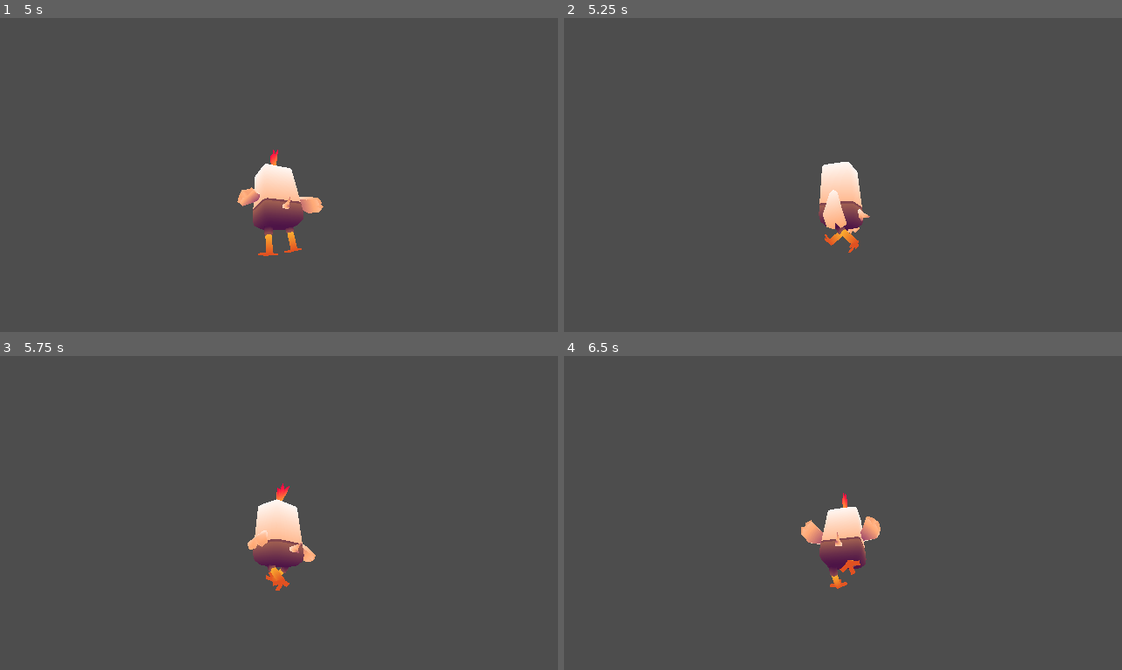
Above: before the commit, frames 1-4 (two rows, left to right).
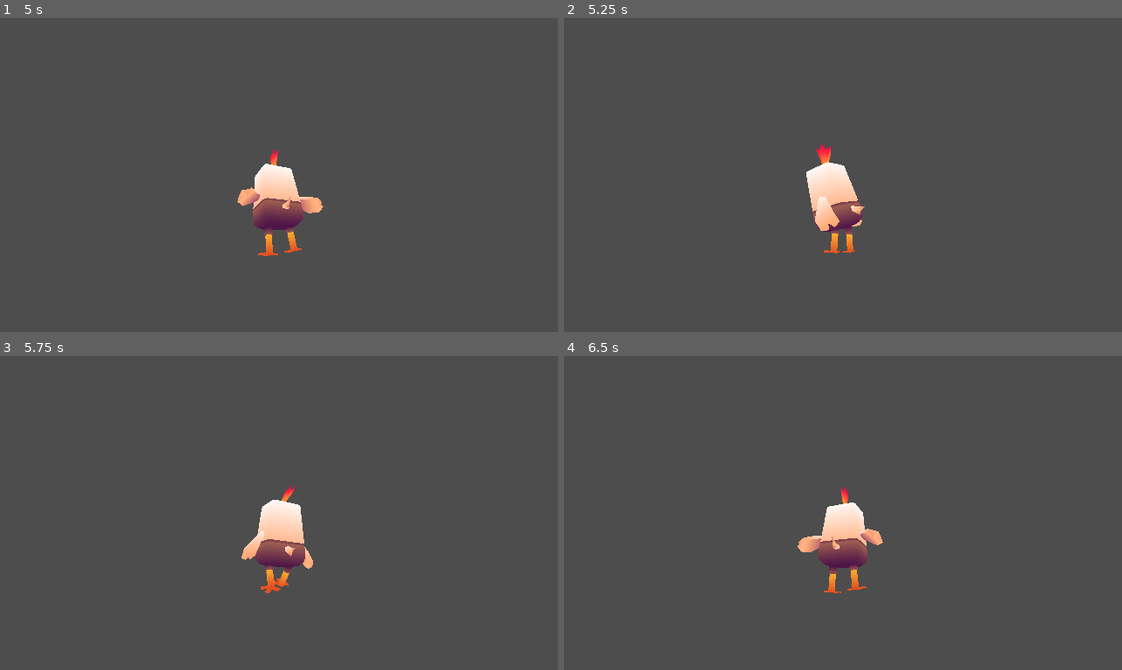
Above: after the commit, the same moments.

Repository: Cucumber-Maki/UoP-2025
Game: Godot game, scene res://scenes/splashScreen/splashScreen.tscn
Same seed, same stepped clock (60 frames per second), same inputs: the game is played once before the commit and once after it.
Inputs (mouse positions are in pixels of both pictures, inside the frame that each line leads up to):
- Up to frame 1 (5 s): tap Enter at 0.5 s; move the mouse to (251, 237) at 0.52 s; hold W (player_move_forward) 0.53-1.25 s; tap Space (player_move_jump) at 0.77, 2.27, 3.77, 4.52 s; click "Play" at 1.25 s; move the mouse to (323, 178) at 2.02 s; hold W (player_move_forward) 2.03-3.53 s; move the mouse to (234, 171) at 2.77 s; move the mouse to (284, 175) at 3.52 s; hold A (player_move_left) 3.53-4.28 s; move the mouse to (256, 168) at 4.27 s; hold W (player_move_forward) from 4.28 s (still down)
- Up to frame 2 (5.25 s): keep holding W (player_move_forward); move the mouse to (870, 175) at 5.02 s
- Up to frame 3 (5.75 s): keep holding W (player_move_forward); tap Space (player_move_jump) at 5.27 s
- Up to frame 4 (6.5 s): keep holding W (player_move_forward); move the mouse to (815, 513) at 5.77 s

Frame 1 is identical in both runs. In frame 2, 1.3% of the frame differs, in the area x 43-55%, y 40-75%; in frame 3, 0.8%; in frame 4, 1.1%.

Commit message:
feat: Entity jump coyote time.

Diff:
--- a/assets/entities/entityBase/entityBase.gd
+++ b/assets/entities/entityBase/entityBase.gd
@@ -14,11 +14,19 @@
 # Movement
 @export_group("Movement Config", "m_movement")
 @export var m_movementTurnVelocityMinimum : float = 0.4;
+#
+@onready var m_currentMovementAngle : float = rotation.y;
+var m_momentum : Vector2 = Vector2.ZERO;
+var m_targetVelocity : Vector3 = Vector3.ZERO;
 # Ground
 @export_group("Ground Config", "m_ground")
 @export var m_groundMovementSpeed : float = 8;
 @export var m_groundTurnSpeed : float = 1;
 @export var m_groundMomentumSpeed : float = 12;
+@export var m_groundJumpImpulse : float = 8.0;
+@export var m_groundJumpCoyoteTime : float = 0.3;
+#
+var m_timeSinceLastGrounded : float = m_groundJumpCoyoteTime;
 # Air
 @export_group("Air Config", "m_air")
 @export var m_airMovementSpeed : float = 7;
@@ -29,12 +37,8 @@
 @export var m_gravityAcceleration : float = -9.8;
 var m_gravityAmount : float = 0;
 @export var m_gravityFallingMultiplier : float = 2.0;
-@export var m_gravityJumpImpulse : float = 8.0;
 #
 @onready var m_animationTree : AnimationTree = $AnimationTree;
-@onready var m_currentMovementAngle : float = rotation.y;
-var m_momentum : Vector2 = Vector2.ZERO;
-var m_targetVelocity : Vector3 = Vector3.ZERO;
 
 ################################################################################
 
@@ -71,16 +75,21 @@
 func getTargetGravity(delta) -> float:
 	var gravityAcceleration : float = 0;
 	#
+	m_timeSinceLastGrounded += delta;
+	if (getJumpInput() && m_timeSinceLastGrounded < m_groundJumpCoyoteTime):
+		m_gravityAmount = m_groundJumpImpulse;
+		return m_gravityAmount;
 	if (isGrounded()):
-		if (!getJumpInput()):
-			m_gravityAmount = 0.05 * sign(m_gravityAcceleration);
-		else:
-			m_gravityAmount = m_gravityJumpImpulse;
+		m_gravityAmount = 0.05 * sign(m_gravityAcceleration);
+		m_timeSinceLastGrounded = 0;
 		return m_gravityAmount;
-	elif (m_gravityAmount < 0):
+	#
+	if (m_gravityAmount < 0):
 		gravityAcceleration = m_gravityAcceleration * m_gravityFallingMultiplier;
 	else:
 		gravityAcceleration = m_gravityAcceleration;
+		if (is_on_ceiling_only()):
+			m_gravityAmount = 0;
 	#
 	gravityAcceleration *= 0.5 * delta;
 	#
--- a/assets/entities/player/player.gd
+++ b/assets/entities/player/player.gd
@@ -64,7 +64,7 @@
 		$Model.rotation.y = rotate_toward($Model.rotation.y, (PI / 2) - velocityAngle, TAU * m_animationTurnSpeed * delta);
 
 	setAnimationVariable("parameters/Ground/blend_position", groundBlend, m_animationGroundBlendSpeed * delta);
-	var airSpeed : float = sign(m_gravityAmount) * pow(clamp(abs(m_gravityAmount) / (m_gravityJumpImpulse * m_animationJumpScaling), -1, 1), m_animationJumpExponent)
+	var airSpeed : float = sign(m_gravityAmount) * pow(clamp(abs(m_gravityAmount) / (m_groundJumpImpulse * m_animationJumpScaling), -1, 1), m_animationJumpExponent)
 	setAnimationVariable("parameters/AirSpeed/blend_position", airSpeed, max(m_animationAirBlendSpeed, abs(airSpeed * 0.1)) * delta);
 	setAnimationVariable("parameters/InAir/blend_amount", !isGrounded(), m_animationAirStateBlendSpeed * delta);
 
